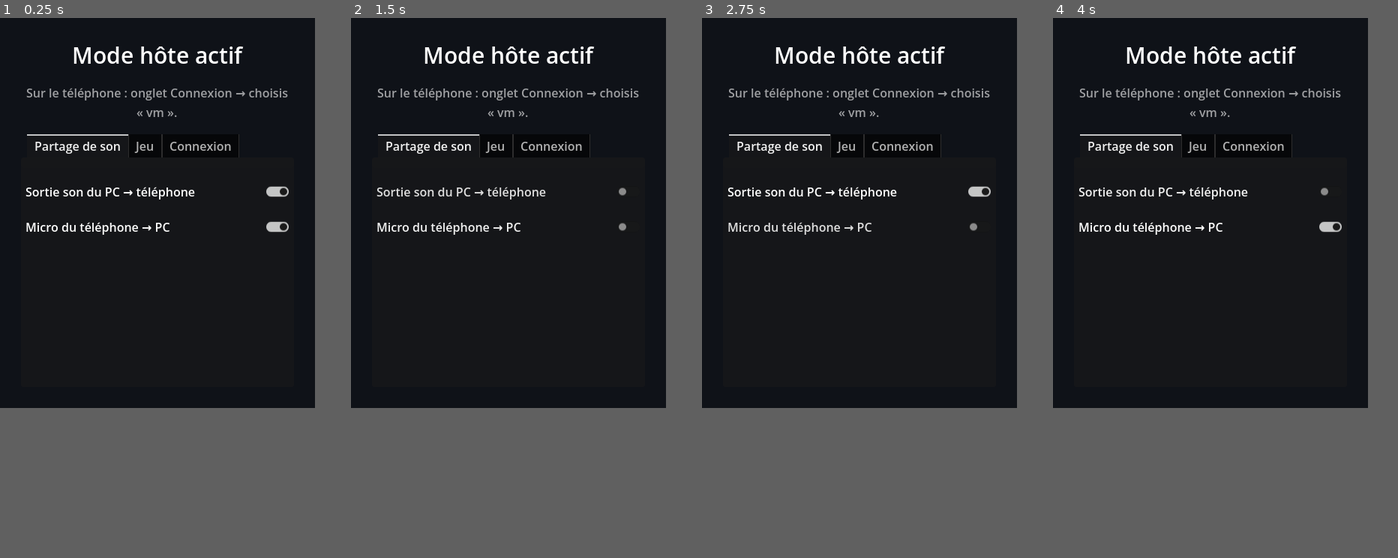
Above: before the commit, frames 1-4 (left to right).
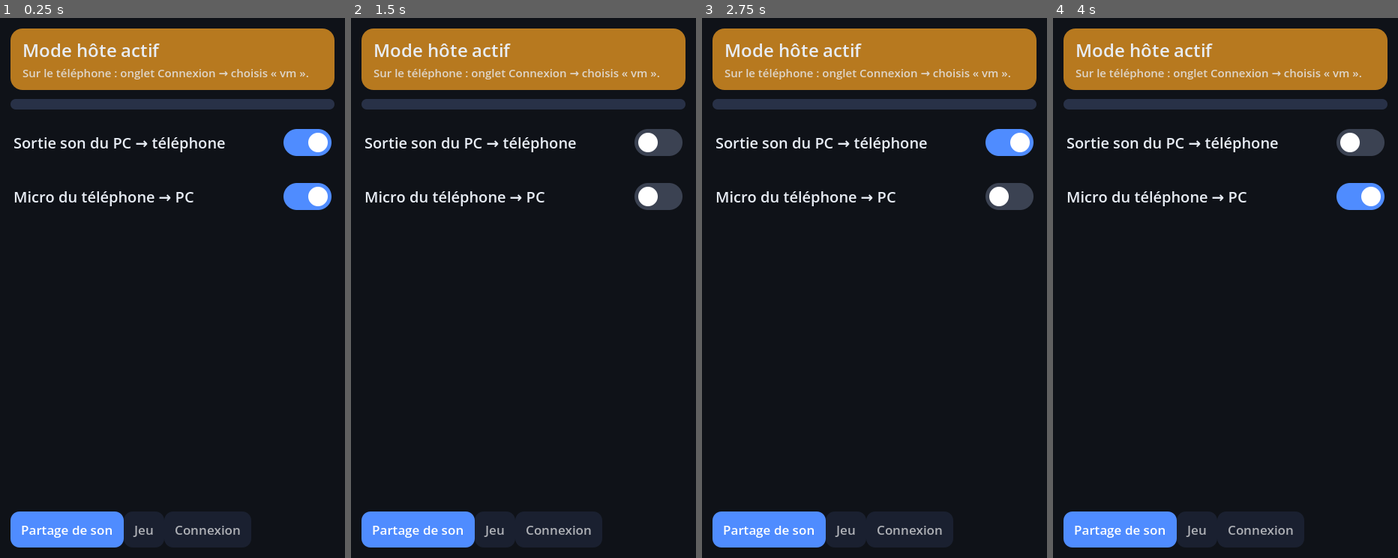
Above: after the commit, the same moments.

Repository: goodview-soft/usb-speaker
Game: Godot game, scene res://main.tscn
Two runs of this game, one before a commit and one after it. Both use one fixed random seed, a clock stepped at 60 frames per second and the inputs below.
Inputs:
- Up to frame 1 (0.25 s): no input
- Up to frame 2 (1.5 s): click "Sortie son du PC → téléphone" at 0.5 s; click "Micro du téléphone → PC" at 1.25 s
- Up to frame 3 (2.75 s): click "Sortie son du PC → téléphone" at 2 s
- Up to frame 4 (4 s): click "Micro du téléphone → PC" at 2.75 s; click "Sortie son du PC → téléphone" at 3.5 s
In our replay, the window is 420x520 before the commit and 460x720 after it. These sizes can differ from the game's own. Grey fills any space a smaller window leaves; there, only what the larger window draws over its background counts as a difference.

The runs differ from the first frame. In frame 1, 19% of the frame differs, in the area x 3-97%, y 1-99%; in frame 2, 18%; in frame 3, 19%; in frame 4, 19%.

Commit message:
Saisie de chat depuis le téléphone (clavier virtuel X11), nouveau design (thème, onglets en bas, manette plein écran/zones de sécurité/vibrations), v2.0.0
Co-Authored-By: Claude Sonnet 5.5 <noreply@anthropic.com>

Diff:
--- a/main.gd
+++ b/main.gd
@@ -6,8 +6,8 @@
 const PORT := 5005
 const RATE := 48000
 const PKG := "fr.goodview.usbspeaker"
-const VERSION := 13  # versionCode de l'APK
-const APP_VERSION := "1.9.1"
+const VERSION := 15  # versionCode de l'APK
+const APP_VERSION := "2.0.0"
 const REPO := "goodview-soft/usb-speaker"
 const T_AUDIO := 1  # PC -> téléphone : PCM s16 stéréo 48 kHz
 const T_MIC := 2  # téléphone -> PC : PCM s16 mono
@@ -18,6 +18,8 @@
 const HOST_PORT := PORT + 5  # connexion téléphone -> PC hôte (TCP)
 const T_SHOT := 9  # PC -> téléphone : capture JPEG [flags: 1=début 2=fin] + données
 const T_SHOTREQ := 10  # téléphone -> PC : [x%, y%, largeur%, hauteur%]
+const T_CHAT := 11  # téléphone -> PC : [flags: 1 = Entrée avant] + texte utf8
+const T_CHATRES := 12  # PC -> téléphone : [1 = ok, 0 = refusé]
 const T_PING := 7  # aller-retour (latence) : u32 ms
 const T_PONG := 8
 const T_NAME := 4  # PC -> téléphone : nom du PC (utf8)
@@ -26,7 +28,7 @@
 const MIC_SRC := "usbspk_mic_sink.monitor"
 const CHUNK := RATE / 50  # 20 ms
 
-var is_phone := OS.has_feature("android")
+var is_phone := OS.has_feature("android") or OS.get_environment("USBSPK_PHONE") == "1"
 var peer: StreamPeerTCP
 var rxbuf := PackedByteArray()
 var linked := false
@@ -132,6 +134,19 @@
 var shot_sl: Array = []
 var shot_info: Label
 var sel_prev := false
+var chat_edit: LineEdit
+var chat_enter: CheckButton
+var chat_allow: CheckButton
+var chat_status: Label
+var chat_panel: Panel
+var chat_line: LineEdit
+var kb_pid := -1
+var kb_io: FileAccess
+var margin: MarginContainer
+var status_panel: PanelContainer
+var pad_safe: Control
+var vib_on := true
+var prev_pr := {}
 var upd_status: Label
 var auto_upd: CheckButton
 var manual_check := false
@@ -156,12 +171,24 @@
 
 
 func _ready() -> void:
+	var win := get_window()
+	win.content_scale_size = Vector2i(400, 800) if is_phone else Vector2i(460, 720)
+	if not is_phone:
+		win.size = Vector2i(460, 720)
+		win.min_size = Vector2i(380, 560)
+	theme = _make_theme()
 	_build_ui()
+	get_viewport().size_changed.connect(_fit)
+	_fit()
 	_check_update()
 	if is_phone:
 		_phone_init()
 	else:
 		_pc_init()
+	if is_phone and OS.get_environment("USBSPK_PADTEST") == "1":
+		_open_pad(true)
+		gyro_btn.button_pressed = true
+		chat_panel.visible = true
 
 
 func _notification(what: int) -> void:
@@ -180,6 +207,172 @@
 
 
 # ------------------------------------------------------------------ UI
+
+const C_BG := Color("0f1218")
+const C_BG2 := Color("1a2030")
+const C_BG3 := Color("283147")
+const C_ACC := Color("4f8cff")
+const C_TXT := Color("e8edf5")
+
+
+func _sbox(col: Color, radius := 14, ph := 16, pv := 12, border := Color(0, 0, 0, 0), bw := 0) -> StyleBoxFlat:
+	var sb := StyleBoxFlat.new()
+	sb.bg_color = col
+	sb.set_corner_radius_all(radius)
+	sb.content_margin_left = ph
+	sb.content_margin_right = ph
+	sb.content_margin_top = pv
+	sb.content_margin_bottom = pv
+	if bw > 0:
+		sb.border_color = border
+		sb.set_border_width_all(bw)
+	return sb
+
+
+func _switch_tex(on: bool) -> ImageTexture:
+	var im := Image.create(64, 36, false, Image.FORMAT_RGBA8)
+	var track := C_ACC if on else Color("3b4252")
+	var kx := 46.0 if on else 18.0
+	for y in 36:
+		for x in 64:
+			var px := Vector2(x + 0.5, y + 0.5)
+			var d := px.distance_to(Vector2(clampf(px.x, 18.0, 46.0), 18.0)) - 18.0
+			var kd := px.distance_to(Vector2(kx, 18.0)) - 13.0
+			var c := track.lerp(Color.WHITE, clampf(0.5 - kd, 0.0, 1.0))
+			c.a = clampf(0.5 - d, 0.0, 1.0)
+			im.set_pixel(x, y, c)
+	return ImageTexture.create_from_image(im)
+
+
+func _knob_tex(d: int, col: Color) -> ImageTexture:
+	var im := Image.create(d, d, false, Image.FORMAT_RGBA8)
+	var r := d / 2.0
+	for y in d:
+		for x in d:
+			var dist := Vector2(x + 0.5, y + 0.5).distance_to(Vector2(r, r))
+			var c := col.lerp(Color.WHITE, clampf(dist - (r - 4.0), 0.0, 1.0))
+			c.a = clampf(r - dist, 0.0, 1.0)
+			im.set_pixel(x, y, c)
+	return ImageTexture.create_from_image(im)
+
+
+## Thème commun : gros éléments tactiles, coins arrondis, sombre.
+func _make_theme() -> Theme:
+	var t := Theme.new()
+	t.default_font_size = 20
+	t.set_color("font_color", "Label", C_TXT)
+	for st in ["normal", "hover", "pressed", "disabled"]:
+		var col := C_BG3
+		if st == "hover":
+			col = C_BG3.lightened(0.12)
+		elif st == "pressed":
+			col = C_ACC
+		elif st == "disabled":
+			col = C_BG2
+		t.set_stylebox(st, "Button", _sbox(col))
+	t.set_stylebox("focus", "Button", StyleBoxEmpty.new())
+	t.set_color("font_color", "Button", C_TXT)
+	t.set_color("font_pressed_color", "Button", Color.WHITE)
+	t.set_color("font_hover_color", "Button", Color.WHITE)
+	t.set_color("font_disabled_color", "Button", Color(1, 1, 1, 0.4))
+	# onglets
+	t.set_font_size("font_size", "TabContainer", 17)
+	t.set_stylebox("tab_selected", "TabContainer", _sbox(C_ACC, 12, 14, 12))
+	t.set_stylebox("tab_unselected", "TabContainer", _sbox(C_BG2, 12, 14, 12))
+	t.set_stylebox("tab_hovered", "TabContainer", _sbox(C_BG3, 12, 14, 12))
+	t.set_stylebox("tab_disabled", "TabContainer", _sbox(C_BG2, 12, 14, 12))
+	t.set_stylebox("panel", "TabContainer", StyleBoxEmpty.new())
+	t.set_stylebox("tabbar_background", "TabContainer", StyleBoxEmpty.new())
+	t.set_color("font_selected_color", "TabContainer", Color.WHITE)
+	t.set_color("font_unselected_color", "TabContainer", Color(1, 1, 1, 0.65))
+	t.set_color("font_hovered_color", "TabContainer", Color.WHITE)
+	t.set_constant("side_margin", "TabContainer", 0)
+	# interrupteurs
+	var on_t := _switch_tex(true)
+	var off_t := _switch_tex(false)
+	for n in ["checked", "checked_disabled", "checked_mirrored", "checked_disabled_mirrored"]:
+		t.set_icon(n, "CheckButton", on_t)
+	for n in ["unchecked", "unchecked_disabled", "unchecked_mirrored", "unchecked_disabled_mirrored"]:
+		t.set_icon(n, "CheckButton", off_t)
+	t.set_constant("h_separation", "CheckButton", 14)
+	for st in ["normal", "hover", "pressed", "hover_pressed", "disabled", "focus"]:
+		t.set_stylebox(st, "CheckButton", _sbox(Color(0, 0, 0, 0), 8, 4, 10))
+	t.set_color("font_color", "CheckButton", C_TXT)
+	t.set_color("font_pressed_color", "CheckButton", C_TXT)
+	t.set_color("font_hover_color", "CheckButton", C_TXT)
+	t.set_color("font_hover_pressed_color", "CheckButton", C_TXT)
+	# curseurs
+	var knob := _knob_tex(44, C_ACC)
+	t.set_icon("grabber", "HSlider", knob)
+	t.set_icon("grabber_highlight", "HSlider", knob)
+	t.set_icon("grabber_disabled", "HSlider", knob)
+	t.set_stylebox("slider", "HSlider", _sbox(C_BG3, 6, 0, 5))
+	t.set_stylebox("grabber_area", "HSlider", _sbox(C_ACC, 6, 0, 5))
+	t.set_stylebox("grabber_area_highlight", "HSlider", _sbox(C_ACC, 6, 0, 5))
+	# champ de texte
+	t.set_stylebox("normal", "LineEdit", _sbox(C_BG2, 12, 14, 12, C_BG3, 2))
+	t.set_stylebox("focus", "LineEdit", _sbox(C_BG2, 12, 14, 12, C_ACC, 2))
+	t.set_color("font_color", "LineEdit", C_TXT)
+	t.set_color("font_placeholder_color", "LineEdit", Color(1, 1, 1, 0.4))
+	# barre de niveau
+	t.set_stylebox("background", "ProgressBar", _sbox(C_BG3, 7, 0, 0))
+	t.set_stylebox("fill", "ProgressBar", _sbox(Color("2ecc71"), 7, 0, 0))
+	# menus déroulants
+	t.set_stylebox("panel", "PopupMenu", _sbox(C_BG2, 12, 10, 10, C_BG3, 2))
+	t.set_font_size("font_size", "PopupMenu", 20)
+	t.set_constant("v_separation", "PopupMenu", 14)
+	return t
+
+
+## Marges : zones de sécurité (encoche, coins arrondis) + largeur max sur grand écran.
+func _fit() -> void:
+	if margin == null:
+		return
+	var vp := get_viewport_rect().size
+	var l := 14.0
+	var r := 14.0
+	var tp := 14.0
+	var b := 14.0
+	if is_phone:
+		var win := Vector2(DisplayServer.window_get_size())
+		var sa := DisplayServer.get_display_safe_area()
+		if win.x > 0.0 and sa.size.x > 0 and sa.size.y > 0:
+			var k := vp.x / win.x
+			l += maxf(0.0, sa.position.x * k)
+			tp += maxf(0.0, sa.position.y * k)
+			r += maxf(0.0, (win.x - sa.end.x) * k)
+			b += maxf(0.0, (win.y - sa.end.y) * k)
+	var avail := vp.x - l - r
+	if avail > 560.0:
+		var extra := (avail - 560.0) / 2.0
+		l += extra
+		r += extra
+	margin.add_theme_constant_override("margin_left", int(l))
+	margin.add_theme_constant_override("margin_right", int(r))
+	margin.add_theme_constant_override("margin_top", int(tp))
+	margin.add_theme_constant_override("margin_bottom", int(b))
+	if pad_safe != null:
+		_fit_pad()
+
+
+func _fit_pad() -> void:
+	var l := 0.0
+	var r := 0.0
+	var tp := 0.0
+	var b := 0.0
+	var win := Vector2(DisplayServer.window_get_size())
+	var sa := DisplayServer.get_display_safe_area()
+	if win.x > 0.0 and sa.size.x > 0 and sa.size.y > 0:
+		var k := get_viewport_rect().size.x / win.x
+		l = maxf(0.0, sa.position.x * k)
+		tp = maxf(0.0, sa.position.y * k)
+		r = maxf(0.0, (win.x - sa.end.x) * k)
+		b = maxf(0.0, (win.y - sa.end.y) * k)
+	pad_safe.offset_left = l
+	pad_safe.offset_top = tp
+	pad_safe.offset_right = -r
+	pad_safe.offset_bottom = -b
+
 
 class Stick extends Control:
 	var idx := -1
@@ -223,28 +416,29 @@
 
 func _build_ui() -> void:
 	var bg := ColorRect.new()
-	bg.color = Color("0f1218")
+	bg.color = C_BG
 	bg.set_anchors_preset(Control.PRESET_FULL_RECT)
 	add_child(bg)
-	var m := MarginContainer.new()
-	m.set_anchors_preset(Control.PRESET_FULL_RECT)
-	for s in ["left", "right", "top", "bottom"]:
-		m.add_theme_constant_override("margin_" + s, 28)
-	add_child(m)
+	margin = MarginContainer.new()
+	margin.set_anchors_preset(Control.PRESET_FULL_RECT)
+	add_child(margin)
 	var v := VBoxContainer.new()
-	v.add_theme_constant_override("separation", 18)
-	v.alignment = BoxContainer.ALIGNMENT_CENTER
-	m.add_child(v)
+	v.add_theme_constant_override("separation", 12)
+	margin.add_child(v)
+	status_panel = PanelContainer.new()
+	v.add_child(status_panel)
+	var sv := VBoxContainer.new()
+	sv.add_theme_constant_override("separation", 2)
+	status_panel.add_child(sv)
 	status = Label.new()
-	status.add_theme_font_size_override("font_size", 30)
-	status.horizontal_alignment = HORIZONTAL_ALIGNMENT_CENTER
+	status.add_theme_font_size_override("font_size", 24)
 	status.autowrap_mode = TextServer.AUTOWRAP_WORD_SMART
-	v.add_child(status)
+	sv.add_child(status)
 	sub = Label.new()
-	sub.modulate = Color(1, 1, 1, 0.6)
-	sub.horizontal_alignment = HORIZONTAL_ALIGNMENT_CENTER
+	sub.add_theme_font_size_override("font_size", 15)
+	sub.modulate = Color(1, 1, 1, 0.8)
 	sub.autowrap_mode = TextServer.AUTOWRAP_WORD_SMART
-	v.add_child(sub)
+	sv.add_child(sub)
 	upd_btn = Button.new()
 	upd_btn.visible = false
 	upd_btn.custom_minimum_size = Vector2(0, 52)
@@ -256,6 +450,7 @@
 		v.add_child(pend_box)
 	tabs = TabContainer.new()
 	tabs.size_flags_vertical = Control.SIZE_EXPAND_FILL
+	tabs.tabs_position = TabContainer.POSITION_BOTTOM
 	v.add_child(tabs)
 	var p1 := VBoxContainer.new()
 	p1.name = "Partage de son"
@@ -326,7 +521,7 @@
 	l.add_theme_font_size_override("font_size", fs)
 	l.mouse_filter = Control.MOUSE_FILTER_IGNORE
 	p.add_child(l)
-	pad_ui.add_child(p)
+	pad_safe.add_child(p)
 	pad_zones.append(p)
 	return p
 
@@ -340,16 +535,22 @@
 	b.offset_right = w / 2.0
 	b.offset_top = 8.0
 	b.offset_bottom = 56.0
-	pad_ui.add_child(b)
+	pad_safe.add_child(b)
 	return b
 
 
 func _build_game_tab() -> void:
-	var jeu := TabContainer.new()
+	var jeu := VBoxContainer.new()
 	jeu.name = "Jeu"
+	jeu.add_theme_constant_override("separation", 8)
 	tabs.add_child(jeu)
+	var gl := Label.new()
+	gl.text = "Arma Reforger"
+	gl.add_theme_font_size_override("font_size", 22)
+	gl.add_theme_color_override("font_color", C_ACC)
+	jeu.add_child(gl)
 	var arma := TabContainer.new()
-	arma.name = "Arma Reforger"
+	arma.size_flags_vertical = Control.SIZE_EXPAND_FILL
 	jeu.add_child(arma)
 	_build_drive_tab(arma)
 	_build_screen_tab(arma)
@@ -390,10 +591,43 @@
 		tb.custom_minimum_size = Vector2(0, 52)
 		tb.pressed.connect(func(): _request_shot(true))
 		p.add_child(tb)
+		var cl := Label.new()
+		cl.text = "Écrire dans le chat du jeu"
+		p.add_child(cl)
+		chat_edit = LineEdit.new()
+		chat_edit.placeholder_text = "Ton message…"
+		chat_edit.max_length = 200
+		chat_edit.custom_minimum_size = Vector2(0, 52)
+		chat_edit.text_submitted.connect(func(_t): _chat_submit(chat_edit))
+		p.add_child(chat_edit)
+		var cb := Button.new()
+		cb.text = "Envoyer dans le jeu (Entrée)"
+		cb.custom_minimum_size = Vector2(0, 52)
+		cb.pressed.connect(func(): _chat_submit(chat_edit))
+		p.add_child(cb)
+		chat_enter = CheckButton.new()
+		chat_enter.text = "Appuyer sur Entrée avant d'écrire"
+		chat_enter.button_pressed = true
+		p.add_child(chat_enter)
+		chat_status = Label.new()
+		chat_status.modulate = Color(1, 1, 1, 0.7)
+		chat_status.autowrap_mode = TextServer.AUTOWRAP_WORD_SMART
+		p.add_child(chat_status)
 	else:
 		info.text = "Le téléphone demande des captures de l'écran de ce PC (zone choisie sur le téléphone)."
 		shot_info = Label.new()
 		p.add_child(shot_info)
+		chat_allow = CheckButton.new()
+		chat_allow.text = "Autoriser la saisie de texte du téléphone dans le jeu"
+		chat_allow.autowrap_mode = TextServer.AUTOWRAP_WORD_SMART
+		var cfc := ConfigFile.new()
+		chat_allow.button_pressed = cfc.load("user://pref.cfg") == OK and bool(cfc.get_value("pc", "chat", false))
+		chat_allow.toggled.connect(func(on):
+			var c := ConfigFile.new()
+			c.load("user://pref.cfg")
+			c.set_value("pc", "chat", on)
+			c.save("user://pref.cfg"))
+		p.add_child(chat_allow)
 	p.add_child(shot_prev)
 
 
@@ -413,6 +647,11 @@
 		ob.custom_minimum_size = Vector2(0, 64)
 		ob.pressed.connect(func(): _open_pad(true))
 		p.add_child(ob)
+		var vc := CheckButton.new()
+		vc.text = "Vibrations"
+		vc.button_pressed = true
+		vc.toggled.connect(func(on): vib_on = on)
+		p.add_child(vc)
 		_build_pad_ui()
 	else:
 		wheel = Wheel.new()
@@ -604,6 +843,10 @@
 	bg.set_anchors_preset(Control.PRESET_FULL_RECT)
 	bg.mouse_filter = Control.MOUSE_FILTER_IGNORE
 	pad_ui.add_child(bg)
+	pad_safe = Control.new()
+	pad_safe.set_anchors_preset(Control.PRESET_FULL_RECT)
+	pad_safe.mouse_filter = Control.MOUSE_FILTER_IGNORE
+	pad_ui.add_child(pad_safe)
 	add_child(pad_ui)
 	shot_frame = Panel.new()
 	shot_frame.anchor_left = 0.2
@@ -635,10 +878,10 @@
 	_pz("RB", "RB", g, 0.88, 0.40, 150, 54)
 	_pz("Select", "Regarder", g, 0.43, 0.42, 110, 44, 16)
 	_pz("Start", "Menu", g, 0.57, 0.42, 80, 44, 16)
-	_pz("DUp", "▲", g, 0.37, 0.60, 62, 62)
-	_pz("DDown", "▼", g, 0.37, 0.88, 62, 62)
-	_pz("DLeft", "◀", g, 0.30, 0.74, 62, 62)
-	_pz("DRight", "▶", g, 0.44, 0.74, 62, 62)
+	_pz("DUp", "▲", g, 0.385, 0.60, 62, 62)
+	_pz("DDown", "▼", g, 0.385, 0.88, 62, 62)
+	_pz("DLeft", "◀", g, 0.315, 0.74, 62, 62)
+	_pz("DRight", "▶", g, 0.455, 0.74, 62, 62)
 	_pz("Y", "Y", Color("d4a017"), 0.87, 0.52, 74, 74, 28)
 	_pz("A", "A", Color("27ae60"), 0.87, 0.86, 74, 74, 28)
 	_pz("X", "X", Color("2e86de"), 0.80, 0.69, 74, 74, 28)
@@ -656,7 +899,7 @@
 		st.offset_top = -95.0
 		st.offset_bottom = 95.0
 		st.mouse_filter = Control.MOUSE_FILTER_IGNORE
-		pad_ui.add_child(st)
+		pad_safe.add_child(st)
 	var back := _pbtn("← Retour", 0.10, 130)
 	back.pressed.connect(func(): _open_pad(false))
 	gyro_btn = _pbtn("Gyroscope : OFF", 0.32, 200)
@@ -670,7 +913,44 @@
 	rc.pressed.connect(func(): cal_t = 2.0)
 	inv_btn = _pbtn("Inverser", 0.72, 120)
 	inv_btn.toggle_mode = true
-	pad_ui.add_child(shot_frame)
+	pad_safe.add_child(shot_frame)
+	chat_panel = Panel.new()
+	chat_panel.anchor_left = 0.2
+	chat_panel.anchor_right = 0.8
+	chat_panel.anchor_top = 0.17
+	chat_panel.anchor_bottom = 0.33
+	var csb := StyleBoxFlat.new()
+	csb.bg_color = Color(0.08, 0.1, 0.15, 0.95)
+	csb.border_color = Color("e8edf5")
+	csb.set_border_width_all(3)
+	csb.set_corner_radius_all(10)
+	chat_panel.add_theme_stylebox_override("panel", csb)
+	chat_panel.visible = false
+	var hb := HBoxContainer.new()
+	hb.set_anchors_preset(Control.PRESET_FULL_RECT)
+	hb.offset_left = 8
+	hb.offset_right = -8
+	hb.offset_top = 8
+	hb.offset_bottom = -8
+	hb.add_theme_constant_override("separation", 8)
+	chat_line = LineEdit.new()
+	chat_line.placeholder_text = "Message du chat…"
+	chat_line.max_length = 200
+	chat_line.size_flags_horizontal = Control.SIZE_EXPAND_FILL
+	chat_line.text_submitted.connect(func(_t): _chat_submit(chat_line))
+	hb.add_child(chat_line)
+	var csend := Button.new()
+	csend.text = "Envoyer"
+	csend.pressed.connect(func(): _chat_submit(chat_line))
+	hb.add_child(csend)
+	var cx := Button.new()
+	cx.text = "✕"
+	cx.pressed.connect(func(): _chat_panel(false))
+	hb.add_child(cx)
+	chat_panel.add_child(hb)
+	pad_safe.add_child(chat_panel)
+	var chat_btn := _pbtn("Chat", 0.90, 100)
+	chat_btn.pressed.connect(func(): _chat_panel(not chat_panel.visible))
 	pad_hint = Label.new()
 	pad_hint.anchor_left = 0.3
 	pad_hint.anchor_right = 0.7
@@ -679,12 +959,15 @@
 	pad_hint.horizontal_alignment = HORIZONTAL_ALIGNMENT_CENTER
 	pad_hint.modulate = Color(1, 1, 1, 0.7)
 	pad_hint.mouse_filter = Control.MOUSE_FILTER_IGNORE
-	pad_ui.add_child(pad_hint)
+	pad_safe.add_child(pad_hint)
 
 
 func _open_pad(on: bool) -> void:
 	pad_ui.visible = on
 	pad_open = on
+	get_window().content_scale_size = Vector2i(800, 400) if on else Vector2i(400, 800)
+	prev_pr = {}
+	call_deferred("_fit")
 	touches.clear()
 	owned.clear()
 	lstick.release()
@@ -696,6 +979,14 @@
 func _set_status(t: String, s := "") -> void:
 	status.text = t
 	sub.text = s
+	var col := Color("b7791f")  # attente
+	if "✔" in t:
+		col = Color("1f9d55")
+	else:
+		for k in ["impossible", "perdue", "Échec", "Refusé", "introuvable"]:
+			if k in t or k in s:
+				col = Color("c0392b")
+	status_panel.add_theme_stylebox_override("panel", _sbox(col, 16, 16, 12))
 
 
 # ------------------------------------------------------------------ Protocole
@@ -747,6 +1038,16 @@
 		return
 	if t == T_SHOTREQ and not is_phone and pl.size() >= 4:
 		_pc_shot(pl)
+		return
+	if t == T_CHAT and not is_phone and pl.size() >= 2:
+		_pc_chat(pl)
+		return
+	if t == T_CHATRES and is_phone and pl.size() >= 1:
+		var msg := "Message envoyé ✔" if pl[0] == 1 else "Refusé : active « Autoriser la saisie de texte » sur le PC."
+		if chat_status != null:
+			chat_status.text = msg
+		if pad_hint != null:
+			pad_hint.text = msg
 		return
 	if t == T_PING:
 		_send(T_PONG, pl)
@@ -1430,7 +1731,7 @@
 		if ev.pressed:
 			touches[ev.index] = ev.position
 			for st in [lstick, rstick]:
-				if st.idx == -1 and st.get_global_rect().has_point(ev.position):
+				if st.idx == -1 and st.get_global_rect().grow(40.0).has_point(ev.position):
 					st.idx = ev.index
 					owned[ev.index] = true
 					st.set_touch(ev.position)
@@ -1467,6 +1768,12 @@
 		for z in pad_zones:
 			if z.get_global_rect().has_point(touches[k]):
 				pr[z.name] = true
+	if vib_on:
+		for k in pr:
+			if not prev_pr.has(k):
+				Input.vibrate_handheld(14)
+				break
+	prev_pr = pr
 	for z in pad_zones:
 		z.modulate = Color(1.6, 1.6, 1.6) if pr.has(z.name) else Color.WHITE
 	var sel := pr.has("Select")
@@ -1508,6 +1815,29 @@
 	b[9] = 255 if pr.has("RT") else 0
 	b.encode_u16(10, mask)
 	_send_pad(b)
+
+
+func _chat_panel(on: bool) -> void:
+	chat_panel.visible = on
+	# le cadre de capture descend pour laisser la place à la saisie
+	shot_frame.anchor_top = 0.36 if on else 0.1
+	shot_frame.anchor_bottom = 0.70 if on else 0.52
+	if on:
+		chat_line.grab_focus()
+	else:
+		chat_line.release_focus()
+
+
+func _chat_submit(le: LineEdit) -> void:
+	var text := le.text.strip_edges()
+	if text == "":
+		return
+	var b := PackedByteArray([1 if (chat_enter == null or chat_enter.button_pressed) else 0])
+	b.append_array(text.to_utf8_buffer())
+	_send(T_CHAT, b)
+	le.clear()
+	if le == chat_line:
+		_chat_panel(false)
 
 
 func _request_shot(show_prev: bool) -> void:
@@ -1593,6 +1923,98 @@
 
 
 ## PC : capture une zone de l'écran principal (fractions en %) et l'envoie en JPEG.
+const KB_PY := """import ctypes, ctypes.util, json, sys, time
+x11 = ctypes.CDLL(ctypes.util.find_library('X11') or 'libX11.so.6')
+xt = ctypes.CDLL(ctypes.util.find_library('Xtst') or 'libXtst.so.6')
+x11.XOpenDisplay.restype = ctypes.c_void_p
+x11.XOpenDisplay.argtypes = [ctypes.c_char_p]
+d = x11.XOpenDisplay(None)
+if not d:
+    sys.exit('pas de display X11')
+x11.XKeysymToKeycode.restype = ctypes.c_ubyte
+x11.XKeysymToKeycode.argtypes = [ctypes.c_void_p, ctypes.c_ulong]
+x11.XkbKeycodeToKeysym.restype = ctypes.c_ulong
+x11.XkbKeycodeToKeysym.argtypes = [ctypes.c_void_p, ctypes.c_uint, ctypes.c_uint, ctypes.c_uint]
+x11.XFlush.argtypes = [ctypes.c_void_p]
+xt.XTestFakeKeyEvent.argtypes = [ctypes.c_void_p, ctypes.c_uint, ctypes.c_int, ctypes.c_ulong]
+def kc_of(ks):
+    return x11.XKeysymToKeycode(d, ks)
+SHIFT = kc_of(0xffe1)
+ALTGR = kc_of(0xfe03) or kc_of(0xff7e)
+RET = kc_of(0xff0d)
+def key(kc, down):
+    xt.XTestFakeKeyEvent(d, kc, 1 if down else 0, 0)
+def tap(kc, mods):
+    for m in mods:
+        key(m, True)
+    key(kc, True)
+    key(kc, False)
+    for m in reversed(mods):
+        key(m, False)
+    x11.XFlush(d)
+    time.sleep(0.012)
+def type_char(ch):
+    cp = ord(ch)
+    ks = cp if 0x20 <= cp <= 0xff else 0x1000000 + cp
+    kc = kc_of(ks)
+    if not kc:
+        return
+    for level, mods in ((0, []), (1, [SHIFT]), (2, [ALTGR]), (3, [SHIFT, ALTGR])):
+        if x11.XkbKeycodeToKeysym(d, kc, 0, level) == ks:
+            tap(kc, [m for m in mods if m])
+            return
+for line in sys.stdin:
+    try:
+        m = json.loads(line)
+    except Exception:
+        continue
+    if m.get('enter'):
+        tap(RET, [])
+        time.sleep(0.2)
+    for ch in m.get('text', ''):
+        type_char(ch)
+    time.sleep(0.05)
+    tap(RET, [])
+"""
+
+
+func _kb_start() -> bool:
+	if kb_pid > 0 and OS.is_process_running(kb_pid):
+		return true
+	var path := OS.get_user_data_dir() + "/usbspk_kb.py"
+	var f := FileAccess.open(path, FileAccess.WRITE)
+	if f == null:
+		return false
+	f.store_string(KB_PY)
+	f.close()
+	var io := OS.execute_with_pipe("python3", ["-I", path], false)
+	if not io.has("pid"):
+		return false
+	kb_pid = io["pid"]
+	kb_io = io["stdio"]
+	OS.delay_msec(200)
+	return OS.is_process_running(kb_pid)
+
+
+## PC : le téléphone envoie un message de chat -> on tape le texte dans la fenêtre active, puis Entrée.
+func _pc_chat(pl: PackedByteArray) -> void:
+	if not chat_allow.button_pressed:
+		_send(T_CHATRES, PackedByteArray([0]))
+		return
+	var raw := pl.slice(1).get_string_from_utf8()
+	var text := ""
+	for ch in raw:
+		if ch.unicode_at(0) >= 32 and ch.unicode_at(0) != 127:
+			text += ch
+	text = text.substr(0, 200).strip_edges()
+	if text == "" or not _kb_start():
+		_send(T_CHATRES, PackedByteArray([0]))
+		return
+	kb_io.store_line(JSON.stringify({"enter": (pl[0] & 1) != 0, "text": text}))
+	kb_io.flush()
+	_send(T_CHATRES, PackedByteArray([1]))
+
+
 func _grab(fx: float, fy: float, fw: float, fh: float) -> Image:
 	var scr := DisplayServer.get_primary_screen()
 	var img := DisplayServer.screen_get_image(scr)
@@ -1701,7 +2123,15 @@
 		pad_io.flush()
 
 
+func _kb_stop() -> void:
+	if kb_pid > 0:
+		OS.kill(kb_pid)
+	kb_pid = -1
+	kb_io = null
+
+
 func _pad_stop() -> void:
+	_kb_stop()
 	if pad_pid > 0:
 		OS.kill(pad_pid)
 	pad_pid = -1
--- a/project.godot
+++ b/project.godot
@@ -13,8 +13,8 @@
 
 [display]
 
-window/size/viewport_width=420
-window/size/viewport_height=520
+window/size/viewport_width=400
+window/size/viewport_height=800
 window/stretch/mode="canvas_items"
 window/stretch/aspect="expand"
 window/handheld/orientation=1
Not shown, changed: export_presets.cfg
